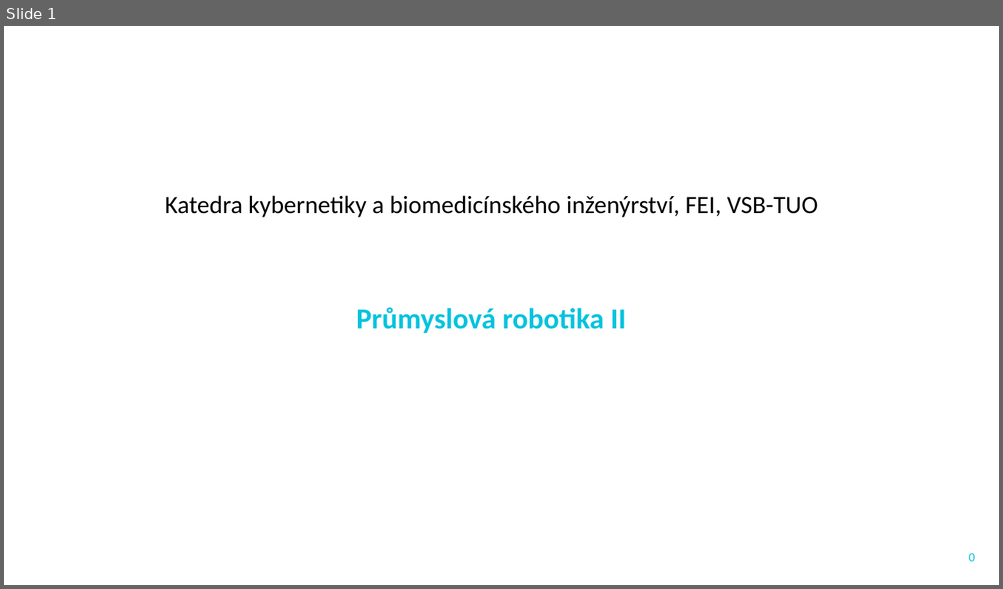
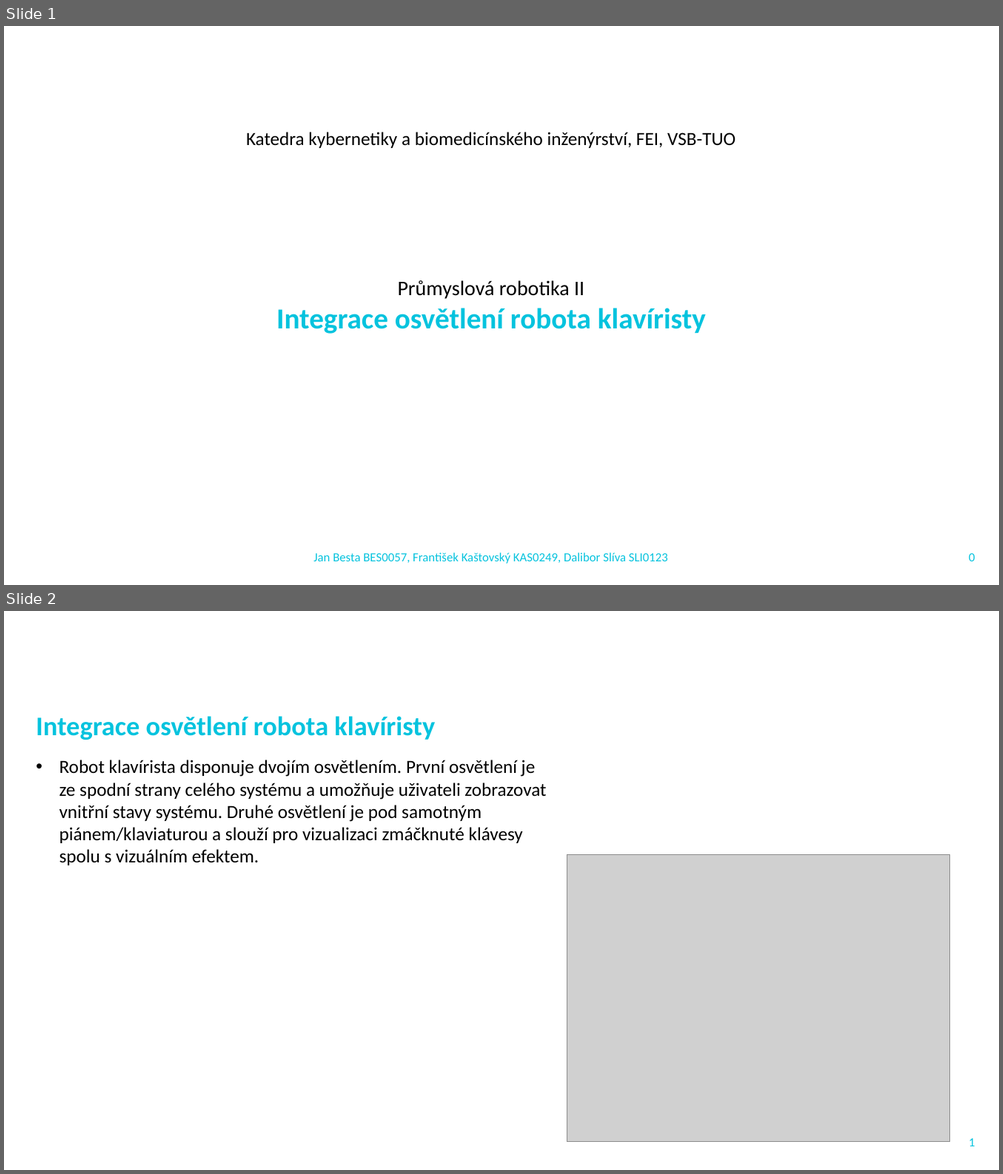
Before and after one commit to LukiJanecek/AdvancedPianistRobot, a slide deck: Dokumentace/BES0057_KAS0249_SLI0123_PRII.pptx. Shown one above the other, each under a label of ours: slide 1 before the commit, slides 1 and 2 after it. The pictures are 1003x589 and 1003x1174 pixels, drawn with LibreOffice and Linux fonts; fonts in the diff are those of the drawing; grey boxes stand for pictures; background and template pictures are left out. Boxes give left, top, right and bottom in pixels: in the first picture for what was removed or moved away, otherwise in the second. Text is boxed around its words. In the diff, an @@ line names an element or a change of style, - is before the commit and + after.

```diff
--- a/Dokumentace/BES0057_KAS0249_SLI0123_PRII.pptx
+++ b/Dokumentace/BES0057_KAS0249_SLI0123_PRII.pptx
@@ slide 2 added at <box>4,611,999,1170</box>, background #FFFFFF @@
@@ text added at <box>36,716,435,740</box>, 26 pt, text #05C3DE, bold @@
+Integrace osvětlení robota klavíristy
@@ text added at <box>60,760,546,866</box>, 18 pt, text #000000 @@
+• Robot klavírista disponuje dvojím osvětlením. První osvětlení je ze spodní strany celého systému a umožňuje uživateli zobrazovat vnitřní stavy systému. Druhé osvětlení je pod samotným piánem/klaviaturou a slouží pro vizualizaci zmáčknuté klávesy spolu s vizuálním efektem.
@@ picture added at <box>566,855,949,1142</box> @@
@@ page number added at <box>968,1139,974,1147</box>, 12 pt, text #05C3DE @@
+1
@@ slide 1 changed as well @@
@@ text "Katedra kybernetiky a biomedicínského inženýrství, ...": place and size @@
-text "Katedra kybernetiky a biomedicínského inženýrství, ..." at <box>165,195,818,218</box>
+text "Katedra kybernetiky a biomedicínského inženýrství, ..." at <box>246,132,735,148</box>
@@ text "Katedra kybernetiky a biomedicínského inženýrství, ..." at <box>246,132,735,148</box>: size 24 to 18 pt @@
@@ text "Průmyslová robotika II": place and size @@
-text "Průmyslová robotika II" at <box>356,307,626,333</box>
+text "Průmyslová robotika II" at <box>276,281,706,334</box>
@@ text at <box>398,281,584,299</box>: size 28 to 20 pt, text colour #05C3DE to #000000, bold off in "Průmyslová robotika II" @@
@@ text at <box>276,308,706,334</box>: paragraph added @@
+Integrace osvětlení robota klavíristy
@@ text added at <box>313,553,668,564</box>, 12 pt, text #05C3DE @@
+Jan Besta BES0057, František Kaštovský KAS0249, Dalibor Slíva SLI0123
```
Also in this commit, not shown: 1 other slide changed, 6 other slides added, 1 slide removed, 7 other files.
